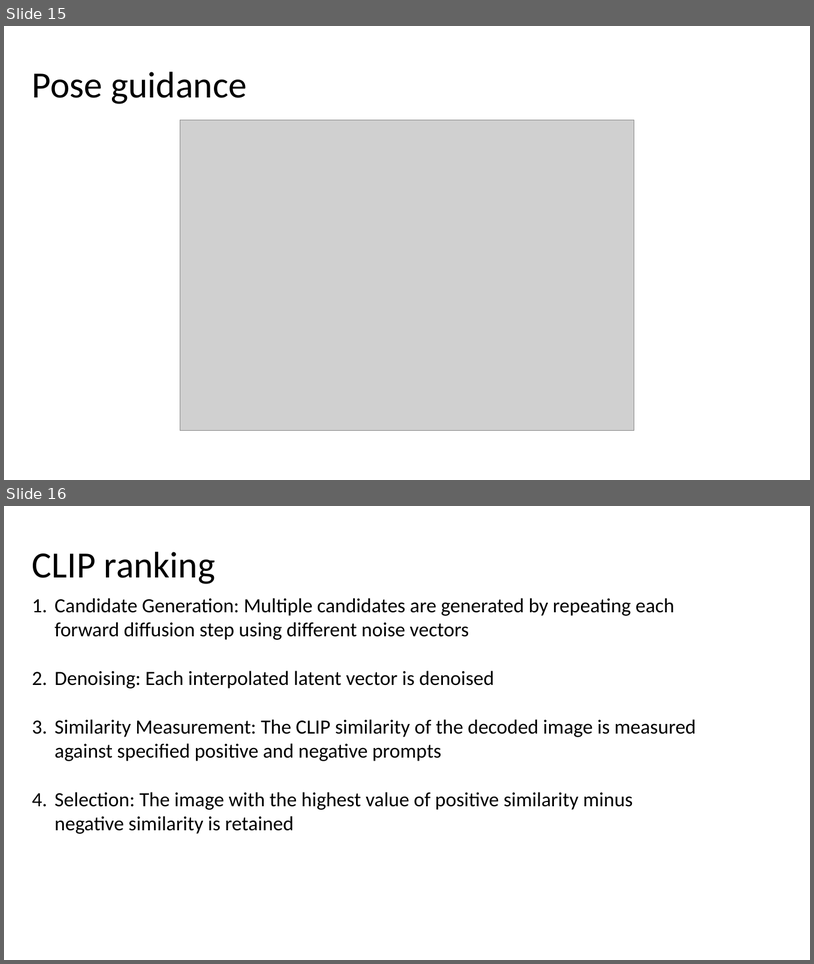
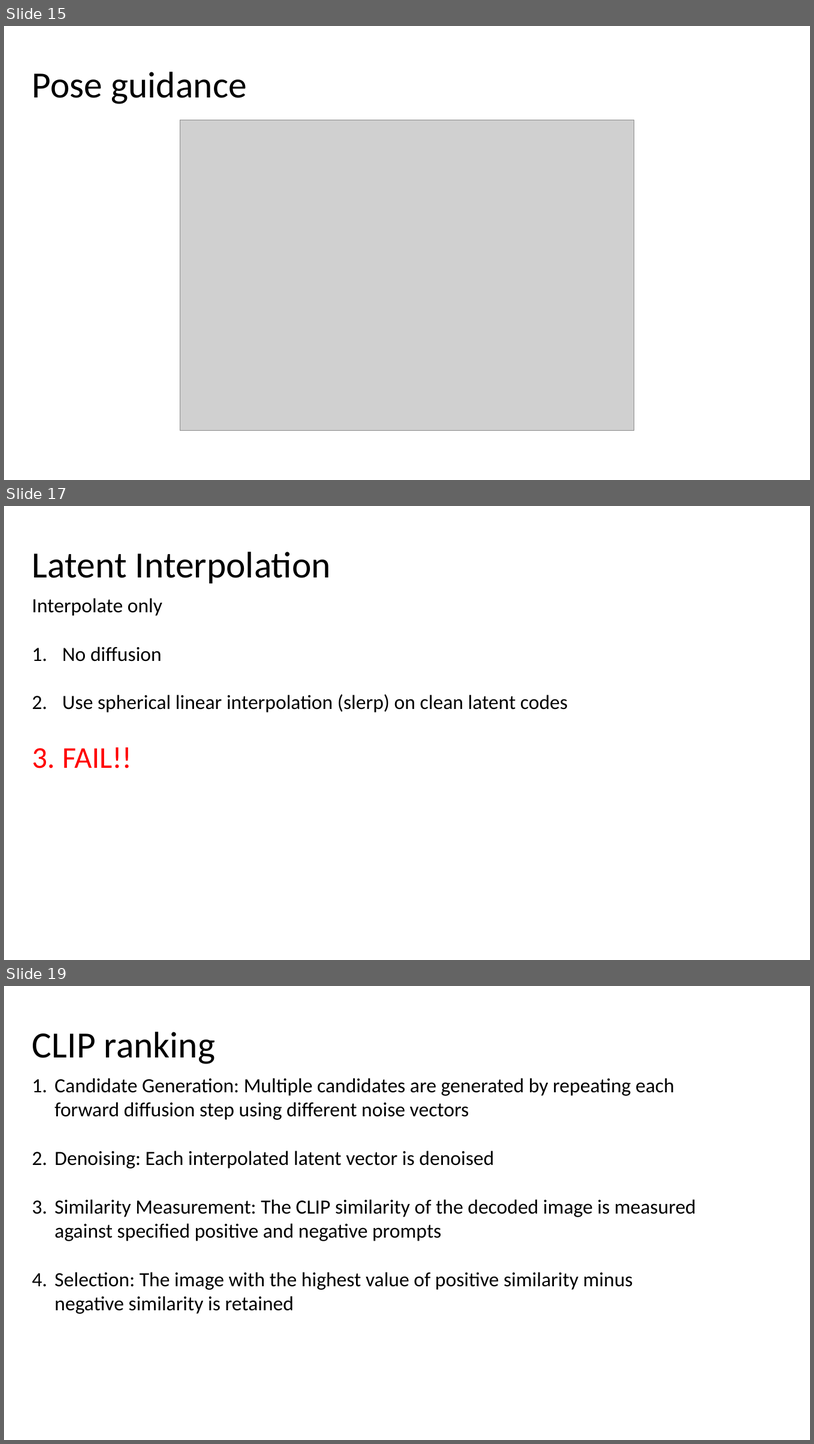
Before and after one commit to jasonfghx/lilicoco, a slide deck: diffusion書報/DDPM.pptx. Shown one above the other, each under a label of ours: slides 15 and 16 before the commit, slides 15, 17 and 19 after it; the slides between them are not shown. The pictures are 814x964 and 814x1444 pixels, drawn with LibreOffice and Linux fonts; fonts in the diff are those of the drawing; grey boxes stand for pictures. Boxes give left, top, right and bottom in pixels: in the first picture for what was removed or moved away, otherwise in the second. Text is boxed around its words. In the diff, an @@ line names an element or a change of style, - is before the commit and + after.

```diff
--- a/diffusion書報/DDPM.pptx
+++ b/diffusion書報/DDPM.pptx
@@ slide 17 added at (4, 506, 810, 960), background #FFFFFF @@
@@ title added at (32, 552, 331, 583), 44 pt, text #000000 @@
+Latent Interpolation
@@ text added at (32, 598, 568, 768), 24 pt, text #000000 @@
+Interpolate only
+1. No diffusion
+2. Use spherical linear interpolation (slerp) on clean latent codes
+3. FAIL!!
@@ what was slide 16 is now slide 19 @@
```
Also in this commit, not shown: 2 other slides added.
